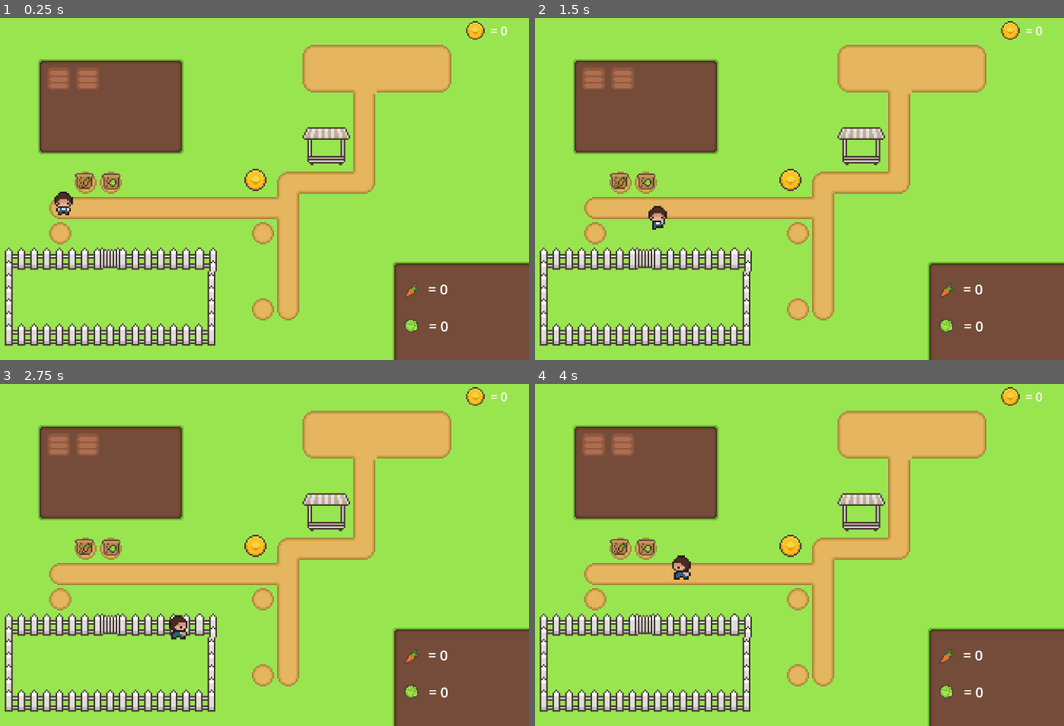
Above: before the commit, frames 1-4 (two rows, left to right).
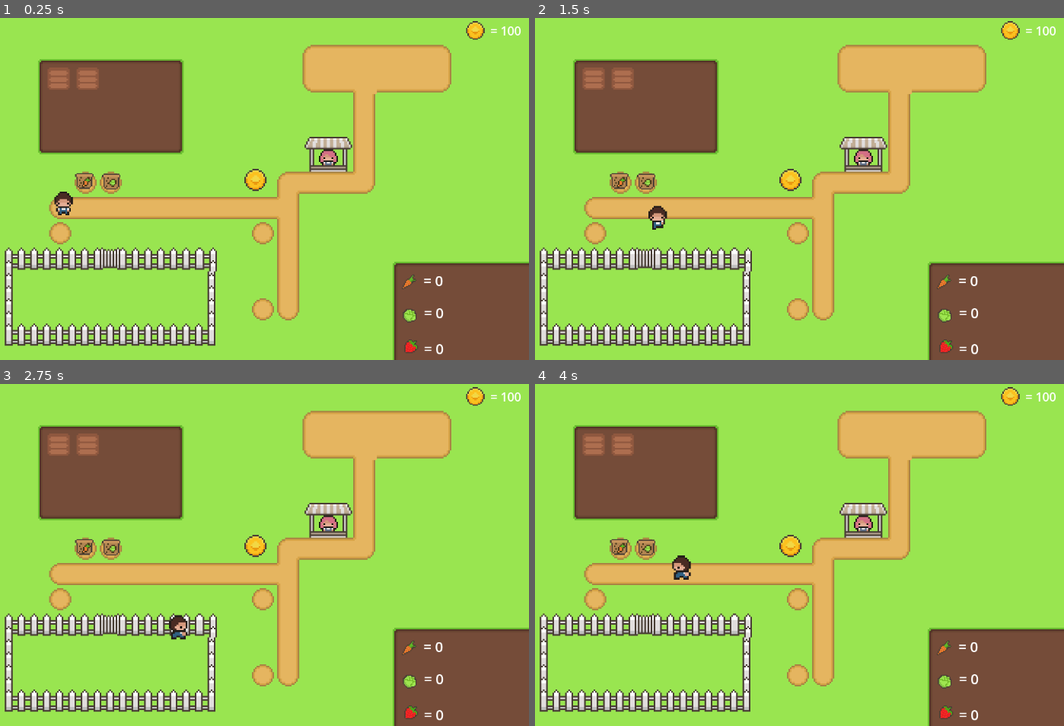
Above: after the commit, the same moments.

Repository: Dazedjpg/farming_game_prototype
Game: Godot game, scene res://scenes/world.tscn
Two runs of this game, one before a commit and one after it. Both use one fixed random seed, a clock stepped at 60 frames per second and the inputs below.
Inputs (mouse positions are in pixels of both pictures, inside the frame that each line leads up to):
- Up to frame 1 (0.25 s): no input
- Up to frame 2 (1.5 s): tap Enter at 0.5 s; move the mouse to (593, 79) at 0.52 s; hold D (right) 0.53-1.28 s; click (593, 79) at 0.6 s; move the mouse to (624, 79) at 1.27 s; hold S (down) from 1.28 s (still down); click (624, 79) at 1.35 s
- Up to frame 3 (2.75 s): move the mouse to (111, 548) at 2.02 s; release S (down) at 2.03 s; hold D (right) from 2.03 s (still down); click (111, 548) at 2.1 s
- Up to frame 4 (4 s): move the mouse to (619, 548) at 2.77 s; release D (right) at 2.78 s; hold W (up) 2.78-3.53 s; click (619, 548) at 2.85 s; move the mouse to (942, 606) at 3.52 s; hold A (left) from 3.53 s (still down); click (942, 606) at 3.6 s

The runs differ from the first frame. In frame 1, 1.6% of the frame differs, in the area x 57-99%, y 2-99%; in frame 2, 1.6%; in frame 3, 1.6%; in frame 4, 1.6%.

Commit message:
add shop

Diff:
--- /dev/null
+++ b/scenes/berry_seedpack.tscn
@@ -0,0 +1,37 @@
+[gd_scene load_steps=6 format=3 uid="uid://cuyst0ll08ftj"]
+
+[ext_resource type="Texture2D" uid="uid://boaaxbrg026j1" path="res://assets/farmingTilesheetComplete.png" id="1_4s3nh"]
+[ext_resource type="Script" uid="uid://dtt45rewj0ibs" path="res://scripts/berry_seedpack.gd" id="1_aqdfe"]
+
+[sub_resource type="AtlasTexture" id="AtlasTexture_igund"]
+atlas = ExtResource("1_4s3nh")
+region = Rect2(16, 64, 16, 16)
+
+[sub_resource type="SpriteFrames" id="SpriteFrames_g3i2r"]
+animations = [{
+"frames": [{
+"duration": 1.0,
+"texture": SubResource("AtlasTexture_igund")
+}],
+"loop": true,
+"name": &"default",
+"speed": 5.0
+}]
+
+[sub_resource type="RectangleShape2D" id="RectangleShape2D_xnxsd"]
+size = Vector2(21, 21)
+
+[node name="berry_seedpack" type="StaticBody2D"]
+script = ExtResource("1_aqdfe")
+
+[node name="AnimatedSprite2D" type="AnimatedSprite2D" parent="."]
+scale = Vector2(2.5, 2.5)
+sprite_frames = SubResource("SpriteFrames_g3i2r")
+
+[node name="Area2D" type="Area2D" parent="."]
+
+[node name="CollisionShape2D" type="CollisionShape2D" parent="Area2D"]
+position = Vector2(-2.5, 0.5)
+shape = SubResource("RectangleShape2D_xnxsd")
+
+[connection signal="input_event" from="Area2D" to="." method="_on_area_2d_input_event"]
--- a/scenes/growing_zone.tscn
+++ b/scenes/growing_zone.tscn
@@ -20,6 +20,18 @@
 
 [sub_resource type="RectangleShape2D" id="RectangleShape2D_sju1w"]
 size = Vector2(42, 44)
+
+[sub_resource type="AtlasTexture" id="AtlasTexture_0yq1v"]
+atlas = ExtResource("2_1k53b")
+region = Rect2(0, 64, 16, 16)
+
+[sub_resource type="AtlasTexture" id="AtlasTexture_1k53b"]
+atlas = ExtResource("2_1k53b")
+region = Rect2(192, 48, 16, 16)
+
+[sub_resource type="AtlasTexture" id="AtlasTexture_nq1x4"]
+atlas = ExtResource("2_1k53b")
+region = Rect2(176, 48, 16, 16)
 
 [sub_resource type="AtlasTexture" id="AtlasTexture_vqnt4"]
 atlas = ExtResource("2_1k53b")
@@ -45,8 +57,26 @@
 atlas = ExtResource("2_1k53b")
 region = Rect2(144, 32, 16, 16)
 
+[sub_resource type="AtlasTexture" id="AtlasTexture_sju1w"]
+atlas = ExtResource("2_1k53b")
+region = Rect2(192, 176, 16, 16)
+
 [sub_resource type="SpriteFrames" id="SpriteFrames_lt6is"]
 animations = [{
+"frames": [{
+"duration": 1.0,
+"texture": SubResource("AtlasTexture_0yq1v")
+}, {
+"duration": 1.0,
+"texture": SubResource("AtlasTexture_1k53b")
+}, {
+"duration": 1.0,
+"texture": SubResource("AtlasTexture_nq1x4")
+}],
+"loop": true,
+"name": &"berry",
+"speed": 0.0
+}, {
 "frames": [{
 "duration": 1.0,
 "texture": SubResource("AtlasTexture_vqnt4")
@@ -75,10 +105,13 @@
 "name": &"carrot",
 "speed": 0.0
 }, {
-"frames": [],
+"frames": [{
+"duration": 1.0,
+"texture": SubResource("AtlasTexture_sju1w")
+}],
 "loop": true,
 "name": &"none",
-"speed": 5.0
+"speed": 0.0
 }]
 
 [node name="growing_zone" type="StaticBody2D"]
@@ -107,7 +140,11 @@
 wait_time = 5.0
 one_shot = true
 
+[node name="berry_grow_timer" type="Timer" parent="."]
+wait_time = 5.0
+
 [connection signal="area_entered" from="Area2D" to="." method="_on_area_2d_area_entered"]
 [connection signal="input_event" from="Area2D" to="." method="_on_area_2d_input_event"]
 [connection signal="timeout" from="carrot_grow_timer" to="." method="_on_carrot_grow_timer_timeout"]
 [connection signal="timeout" from="cabbage_grow_timer" to="." method="_on_cabbage_grow_timer_timeout"]
+[connection signal="timeout" from="berry_grow_timer" to="." method="_on_berry_grow_timer_timeout"]
--- /dev/null
+++ b/scenes/shop.tscn
@@ -0,0 +1,75 @@
+[gd_scene load_steps=11 format=3 uid="uid://swux1smf4gnt"]
+
+[ext_resource type="Script" uid="uid://bk0wokuopdil5" path="res://scripts/shop.gd" id="1_xfvoa"]
+[ext_resource type="Texture2D" uid="uid://boaaxbrg026j1" path="res://assets/farmingTilesheetComplete.png" id="2_1l46r"]
+[ext_resource type="PackedScene" uid="uid://cdwpkrmu4rjl1" path="res://scenes/shopmenu.tscn" id="3_032fp"]
+[ext_resource type="PackedScene" uid="uid://cuyst0ll08ftj" path="res://scenes/berry_seedpack.tscn" id="4_2fc2m"]
+
+[sub_resource type="AtlasTexture" id="AtlasTexture_032fp"]
+atlas = ExtResource("2_1l46r")
+region = Rect2(0, 16, 16, 16)
+
+[sub_resource type="SpriteFrames" id="SpriteFrames_2fc2m"]
+animations = [{
+"frames": [{
+"duration": 1.0,
+"texture": SubResource("AtlasTexture_032fp")
+}],
+"loop": true,
+"name": &"default",
+"speed": 5.0
+}]
+
+[sub_resource type="AtlasTexture" id="AtlasTexture_8r1wq"]
+atlas = ExtResource("2_1l46r")
+region = Rect2(0, 174, 34, 29)
+
+[sub_resource type="SpriteFrames" id="SpriteFrames_ajxib"]
+animations = [{
+"frames": [{
+"duration": 1.0,
+"texture": SubResource("AtlasTexture_8r1wq")
+}],
+"loop": true,
+"name": &"default",
+"speed": 5.0
+}]
+
+[sub_resource type="RectangleShape2D" id="RectangleShape2D_y6sft"]
+size = Vector2(70, 50)
+
+[sub_resource type="CircleShape2D" id="CircleShape2D_m4ofw"]
+radius = 27.294687
+
+[node name="shop" type="StaticBody2D"]
+script = ExtResource("1_xfvoa")
+
+[node name="AnimatedSprite2D2" type="AnimatedSprite2D" parent="."]
+scale = Vector2(3, 3)
+sprite_frames = SubResource("SpriteFrames_2fc2m")
+
+[node name="shopart" type="AnimatedSprite2D" parent="."]
+position = Vector2(3, -16)
+scale = Vector2(3, 3)
+sprite_frames = SubResource("SpriteFrames_ajxib")
+
+[node name="CollisionShape2D" type="CollisionShape2D" parent="."]
+position = Vector2(0, -15)
+shape = SubResource("RectangleShape2D_y6sft")
+
+[node name="Area2D" type="Area2D" parent="."]
+
+[node name="CollisionShape2D" type="CollisionShape2D" parent="Area2D"]
+position = Vector2(0, 33)
+shape = SubResource("CircleShape2D_m4ofw")
+
+[node name="shopmenu" parent="." instance=ExtResource("3_032fp")]
+visible = false
+position = Vector2(-62, -116)
+
+[node name="berry_seedpack" parent="." instance=ExtResource("4_2fc2m")]
+visible = false
+position = Vector2(67, 7)
+
+[connection signal="body_entered" from="Area2D" to="." method="_on_area_2d_body_entered"]
+[connection signal="body_exited" from="Area2D" to="." method="_on_area_2d_body_exited"]
--- /dev/null
+++ b/scenes/shopmenu.tscn
@@ -0,0 +1,142 @@
+[gd_scene load_steps=12 format=3 uid="uid://cdwpkrmu4rjl1"]
+
+[ext_resource type="Script" uid="uid://covped1ue2v3w" path="res://scripts/shopmenu.gd" id="1_6s37m"]
+[ext_resource type="Texture2D" uid="uid://boaaxbrg026j1" path="res://assets/farmingTilesheetComplete.png" id="2_ojmih"]
+
+[sub_resource type="AtlasTexture" id="AtlasTexture_t7j7w"]
+atlas = ExtResource("2_ojmih")
+region = Rect2(176, 80, 16, 16)
+
+[sub_resource type="SpriteFrames" id="SpriteFrames_fdpeq"]
+animations = [{
+"frames": [{
+"duration": 1.0,
+"texture": SubResource("AtlasTexture_t7j7w")
+}],
+"loop": true,
+"name": &"default",
+"speed": 5.0
+}]
+
+[sub_resource type="AtlasTexture" id="AtlasTexture_ouitj"]
+atlas = ExtResource("2_ojmih")
+region = Rect2(176, 80, 16, 16)
+
+[sub_resource type="SpriteFrames" id="SpriteFrames_nmhk4"]
+animations = [{
+"frames": [{
+"duration": 1.0,
+"texture": SubResource("AtlasTexture_ouitj")
+}],
+"loop": true,
+"name": &"default",
+"speed": 5.0
+}]
+
+[sub_resource type="AtlasTexture" id="AtlasTexture_ec5j3"]
+atlas = ExtResource("2_ojmih")
+region = Rect2(16, 64, 16, 16)
+
+[sub_resource type="AtlasTexture" id="AtlasTexture_1ofjs"]
+atlas = ExtResource("2_ojmih")
+region = Rect2(192, 64, 16, 16)
+
+[sub_resource type="SpriteFrames" id="SpriteFrames_4wold"]
+animations = [{
+"frames": [{
+"duration": 1.0,
+"texture": SubResource("AtlasTexture_ec5j3")
+}],
+"loop": true,
+"name": &"berryseed",
+"speed": 5.0
+}, {
+"frames": [{
+"duration": 1.0,
+"texture": SubResource("AtlasTexture_1ofjs")
+}],
+"loop": true,
+"name": &"randomseed",
+"speed": 5.0
+}]
+
+[sub_resource type="AtlasTexture" id="AtlasTexture_c40eh"]
+atlas = ExtResource("2_ojmih")
+region = Rect2(64, 80, 16, 16)
+
+[sub_resource type="SpriteFrames" id="SpriteFrames_w5snn"]
+animations = [{
+"frames": [{
+"duration": 1.0,
+"texture": SubResource("AtlasTexture_c40eh")
+}],
+"loop": true,
+"name": &"default",
+"speed": 5.0
+}]
+
+[node name="shopmenu" type="StaticBody2D"]
+visible = false
+script = ExtResource("1_6s37m")
+
+[node name="ColorRect" type="ColorRect" parent="."]
+offset_right = 141.0
+offset_bottom = 75.0
+color = Color(0.26028818, 0.26028818, 0.26028818, 1)
+
+[node name="ButtonLeft" type="Button" parent="."]
+offset_left = 4.0
+offset_top = 36.0
+offset_right = 39.0
+offset_bottom = 56.0
+theme_override_colors/icon_normal_color = Color(0.9462667, 0.9462667, 0.9462667, 0.47058824)
+theme_override_colors/icon_disabled_color = Color(1, 1, 1, 0.4)
+
+[node name="AnimatedSprite2D" type="AnimatedSprite2D" parent="ButtonLeft"]
+position = Vector2(24, 11)
+rotation = 1.5707964
+scale = Vector2(3, 3)
+sprite_frames = SubResource("SpriteFrames_fdpeq")
+
+[node name="ButtonRight" type="Button" parent="."]
+offset_left = 41.0
+offset_top = 36.0
+offset_right = 73.0
+offset_bottom = 56.0
+theme_override_colors/icon_disabled_color = Color(1, 1, 1, 0.4)
+
+[node name="AnimatedSprite2D" type="AnimatedSprite2D" parent="ButtonRight"]
+position = Vector2(11, 8)
+rotation = -1.5707964
+scale = Vector2(3, 3)
+sprite_frames = SubResource("SpriteFrames_nmhk4")
+
+[node name="icon" type="AnimatedSprite2D" parent="."]
+position = Vector2(20, 17)
+scale = Vector2(2, 2)
+sprite_frames = SubResource("SpriteFrames_4wold")
+animation = &"berryseed"
+
+[node name="coin_icon" type="AnimatedSprite2D" parent="."]
+position = Vector2(82, 18)
+scale = Vector2(1.5, 1.5)
+sprite_frames = SubResource("SpriteFrames_w5snn")
+
+[node name="pricelabel" type="RichTextLabel" parent="."]
+offset_left = 43.0
+offset_top = 6.0
+offset_right = 83.0
+offset_bottom = 46.0
+theme_override_font_sizes/normal_font_size = 16
+text = "100"
+
+[node name="buybutton" type="Button" parent="."]
+offset_left = 81.0
+offset_top = 35.0
+offset_right = 121.0
+offset_bottom = 58.0
+text = "BUY"
+
+[connection signal="pressed" from="ButtonLeft" to="." method="_on_button_left_pressed"]
+[connection signal="pressed" from="ButtonRight" to="." method="_on_button_right_pressed"]
+[connection signal="pressed" from="buybutton" to="." method="_on_buybutton_pressed"]
--- a/scenes/world.tscn
+++ b/scenes/world.tscn
@@ -7,6 +7,7 @@
 [ext_resource type="PackedScene" uid="uid://4f2vh56lq5gr" path="res://scenes/cabbage_seedpack.tscn" id="4_qfnet"]
 [ext_resource type="PackedScene" uid="uid://bb0g8gsa87wy1" path="res://scenes/carrot_seedpack.tscn" id="5_i7141"]
 [ext_resource type="PackedScene" uid="uid://1ehqcl08265c" path="res://scenes/sellzone.tscn" id="7_i7141"]
+[ext_resource type="PackedScene" uid="uid://swux1smf4gnt" path="res://scenes/shop.tscn" id="8_4mrxx"]
 
 [sub_resource type="TileSetAtlasSource" id="TileSetAtlasSource_rwgxs"]
 texture = ExtResource("1_nnsk1")
@@ -130,6 +131,21 @@
 "speed": 5.0
 }]
 
+[sub_resource type="AtlasTexture" id="AtlasTexture_w7kh3"]
+atlas = ExtResource("1_nnsk1")
+region = Rect2(160, 48, 16, 16)
+
+[sub_resource type="SpriteFrames" id="SpriteFrames_q5onr"]
+animations = [{
+"frames": [{
+"duration": 1.0,
+"texture": SubResource("AtlasTexture_w7kh3")
+}],
+"loop": true,
+"name": &"default",
+"speed": 5.0
+}]
+
 [sub_resource type="AtlasTexture" id="AtlasTexture_7r4gi"]
 atlas = ExtResource("1_nnsk1")
 region = Rect2(64, 80, 16, 16)
@@ -155,7 +171,7 @@
 layer_0/name = "background"
 layer_0/tile_data = PackedInt32Array(851968, 786432, 5, 851969, 786432, 5, 786433, 786432, 5, 786434, 786432, 5, 786435 …(7681 unchanged characters)…
 layer_1/name = "foregound"
-layer_1/tile_data = PackedInt32Array(524293, 393216, 8, 4587 …(1871 unchanged characters)… , 589824, 7, 589835, 524288, 268435462, 262159, 0, 11, 327695, 0, 12, 262160, 65536, 11, 327696, 65536, 12, 589842, 196608, 6, 655378, 196608, 7, 72 …(529 unchanged characters)…
+layer_1/tile_data = PackedInt32Array(524293, 393216, 8, 4587 …(1871 unchanged characters)… , 589824, 7, 589835, 524288, 268435462, 589842, 196608, 6, 655378, 196608, 7, 72 …(529 unchanged characters)…
 
 [node name="growing_zone" parent="." instance=ExtResource("3_71j4m")]
 position = Vector2(261, 115)
@@ -170,28 +186,41 @@
 position = Vector2(310, 309)
 
 [node name="carrot_icon" type="AnimatedSprite2D" parent="."]
-position = Vector2(930, 517)
+position = Vector2(925, 500)
 scale = Vector2(2, 2)
 sprite_frames = SubResource("SpriteFrames_4mrxx")
 
 [node name="carrottext" type="RichTextLabel" parent="."]
-offset_left = 961.0
-offset_top = 495.0
-offset_right = 1001.0
-offset_bottom = 535.0
+offset_left = 952.0
+offset_top = 479.0
+offset_right = 992.0
+offset_bottom = 519.0
 theme_override_font_sizes/normal_font_size = 27
 text = "= 0"
 
 [node name="cabbage_icon" type="AnimatedSprite2D" parent="."]
-position = Vector2(928, 584)
+position = Vector2(925, 565)
 scale = Vector2(2, 2)
 sprite_frames = SubResource("SpriteFrames_w7kh3")
 
 [node name="cabbagetext" type="RichTextLabel" parent="."]
-offset_left = 962.0
-offset_top = 565.0
-offset_right = 1002.0
-offset_bottom = 605.0
+offset_left = 953.0
+offset_top = 540.0
+offset_right = 993.0
+offset_bottom = 580.0
+theme_override_font_sizes/normal_font_size = 27
+text = "= 0"
+
+[node name="berry_icon" type="AnimatedSprite2D" parent="."]
+position = Vector2(928, 623)
+scale = Vector2(2, 2)
+sprite_frames = SubResource("SpriteFrames_q5onr")
+
+[node name="berrytext" type="RichTextLabel" parent="."]
+offset_left = 953.0
+offset_top = 608.0
+offset_right = 993.0
+offset_bottom = 648.0
 theme_override_font_sizes/normal_font_size = 27
 text = "= 0"
 
@@ -211,5 +240,8 @@
 [node name="sellzone" parent="." instance=ExtResource("7_i7141")]
 position = Vector2(634, 307)
 
+[node name="shop" parent="." instance=ExtResource("8_4mrxx")]
+position = Vector2(772, 264)
+
 [node name="player" parent="." instance=ExtResource("2_rwgxs")]
-position = Vector2(-2, 0)
+position = Vector2(66, 59)
--- /dev/null
+++ b/scripts/berry_seedpack.gd
@@ -0,0 +1,21 @@
+extends StaticBody2D
+
+var selected = false
+var seed_type = 3
+
+func _ready() -> void:
+	$AnimatedSprite2D.play("default")
+
+func _physics_process(delta: float) -> void:
+	if selected:
+		global_position = lerp(global_position, get_global_mouse_position(), 25 * delta)
+
+func _input(event: InputEvent) -> void:
+	if event is InputEventMouseButton:
+		if event.button_index == MOUSE_BUTTON_LEFT and not event.pressed:
+			selected = false
+
+func _on_area_2d_input_event(viewport: Node, event: InputEvent, shape_idx: int) -> void:
+	if Input.is_action_just_pressed("click"):
+		Global.plant_selected = seed_type
+		selected = true
--- a/scripts/global.gd
+++ b/scripts/global.gd
@@ -3,4 +3,5 @@
 var plant_selected = 1 #1 = Carrot, 2 = Cabbage
 var numofcarrot = 0
 var numofcabbage = 0
-var coins = 0
+var numofberry = 0
+var coins = 100
--- a/scripts/growing_zone.gd
+++ b/scripts/growing_zone.gd
@@ -22,6 +22,12 @@
 			plantgrowing = true
 			$cabbage_grow_timer.start()
 			$plant.play("cabbage")
+		elif plant == 3:
+			$plant.visible = true
+			$plant.frame = 0
+			plantgrowing = true
+			$berry_grow_timer.start()
+			$plant.play("berry")
 	else:
 		print("plant is already growing here")
 
@@ -43,6 +49,15 @@
 		cabbage_plant.frame = 2
 		plant_grown = true
 
+func _on_berry_grow_timer_timeout() -> void:
+	var berry_plant = $plant
+	if berry_plant.frame == 0:
+		berry_plant.frame = 1
+		$berry_grow_timer.start()
+	elif berry_plant.frame == 1:
+		berry_plant.frame = 2
+		plant_grown = true
+
 func _on_area_2d_input_event(viewport: Node, event: InputEvent, shape_idx: int) -> void:
 	if event is InputEventMouseButton and event.pressed:
 		if plant_grown:
@@ -52,6 +67,9 @@
 			elif plant == 2:
 				Global.numofcabbage += 1
 				$cabbage_grow_timer.stop()
+			elif plant == 3:
+				Global.numofberry += 1
+				$berry_grow_timer.stop()
 			plantgrowing = false
 			plant_grown = false
 			$plant.visible = false
--- a/scripts/player.gd
+++ b/scripts/player.gd
@@ -34,3 +34,6 @@
 
 func player_sell_method():
 	pass
+
+func player_shop_method():
+	pass
--- a/scripts/sellzone.gd
+++ b/scripts/sellzone.gd
@@ -4,14 +4,18 @@
 	if body.has_method("player_sell_method"):
 		var carrots = Global.numofcarrot
 		var cabbage = Global.numofcabbage
+		var berry = Global.numofberry
 		var coins = Global.coins
 
 		coins += carrots * 5
-		coins += cabbage * 5
+		coins += cabbage * 8
+		coins += berry * 3
 
 		carrots = 0
 		cabbage = 0
+		berry = 0
 
 		Global.coins = coins
 		Global.numofcarrot = carrots
 		Global.numofcabbage = cabbage
+		Global.numofberry = berry
--- /dev/null
+++ b/scripts/shop.gd
@@ -0,0 +1,17 @@
+extends StaticBody2D
+
+func _ready() -> void:
+	$shopmenu.visible = false
+
+func _process(delta: float) -> void:
+	if $shopmenu.item1owned == true:
+		$berry_seedpack.visible = true
+	elif $shopmenu.item2owned == true:
+		print("random seed pack")
+
+func _on_area_2d_body_entered(body: Node2D) -> void:
+	if body.has_method("player_shop_method"):
+		$shopmenu.visible = true
+
+func _on_area_2d_body_exited(body: Node2D) -> void:
+	$shopmenu.visible = false
--- /dev/null
+++ b/scripts/shopmenu.gd
@@ -0,0 +1,58 @@
+extends StaticBody2D
+
+var item = 1
+var item1price = 100
+var item2price = 150
+var item1owned = false
+var item2owned = false
+var price
+# Called when the node enters the scene tree for the first time.
+func _ready() -> void:
+	$icon.play("berryseed")
+	item = 1
+
+func _physics_process(delta: float) -> void:
+	if self.visible == true:
+		if item == 1:
+			$icon.play("berryseed")
+			$pricelabel.text = "100"
+		elif item == 2:
+			$icon.play("randomseed")
+			$pricelabel.text = "150"
+
+func _on_button_left_pressed() -> void:
+	swap_item_back()
+
+func _on_button_right_pressed() -> void:
+	swap_item_forward()
+
+func _on_buybutton_pressed() -> void:
+	if item == 1:
+		price = item1price
+		if Global.coins >= price:
+			if item1owned == false:
+				buy()
+	elif item == 2:
+		price = item2price
+		if Global.coins >= price:
+			if item2owned == false:
+				buy()
+
+func swap_item_back():
+	if item == 1:
+		item = 2
+	elif item == 2:
+		item = 1
+
+func swap_item_forward():
+	if item == 1:
+		item = 2
+	elif item == 2:
+		item = 1
+
+func buy():
+	Global.coins -= price
+	if item == 1:
+		item1owned = true
+	elif item == 2:
+		item2owned = true
--- a/scripts/world.gd
+++ b/scripts/world.gd
@@ -3,4 +3,5 @@
 func _physics_process(delta: float) -> void:
 	$carrottext.text = ("= " + str(Global.numofcarrot))
 	$cabbagetext.text = ("= " + str(Global.numofcabbage))
+	$berrytext.text = ("= " + str(Global.numofberry))
 	$cointext.text = ("= " + str(Global.coins))
Not shown: 1 places in scenes/growing_zone.tscn that only renumber resources
Not shown: 1 places in scenes/world.tscn that only renumber resources
Not shown, added: scripts/berry_seedpack.gd.uid
Not shown, added: scripts/shop.gd.uid
Not shown, added: scripts/shopmenu.gd.uid
